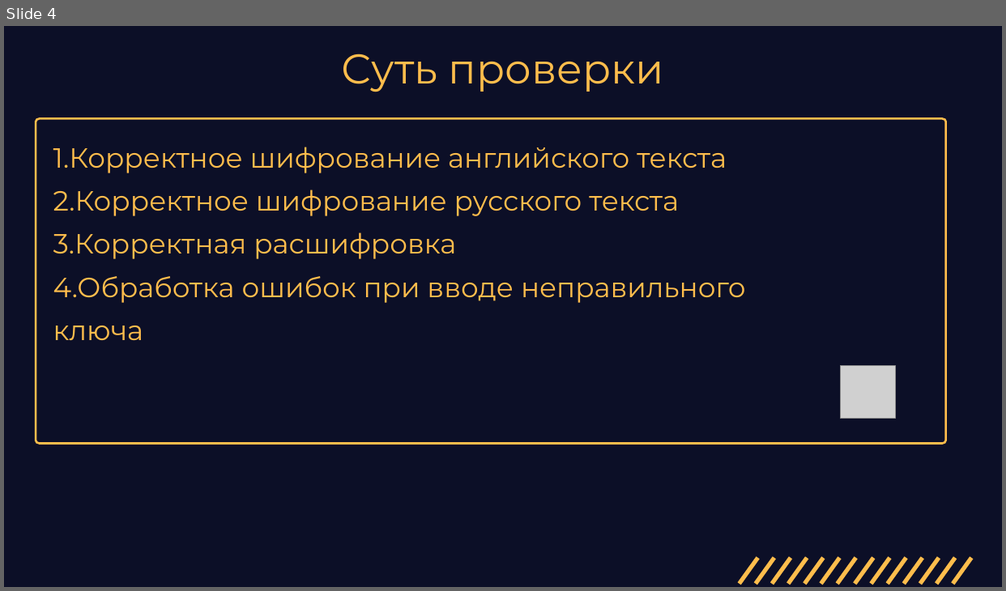
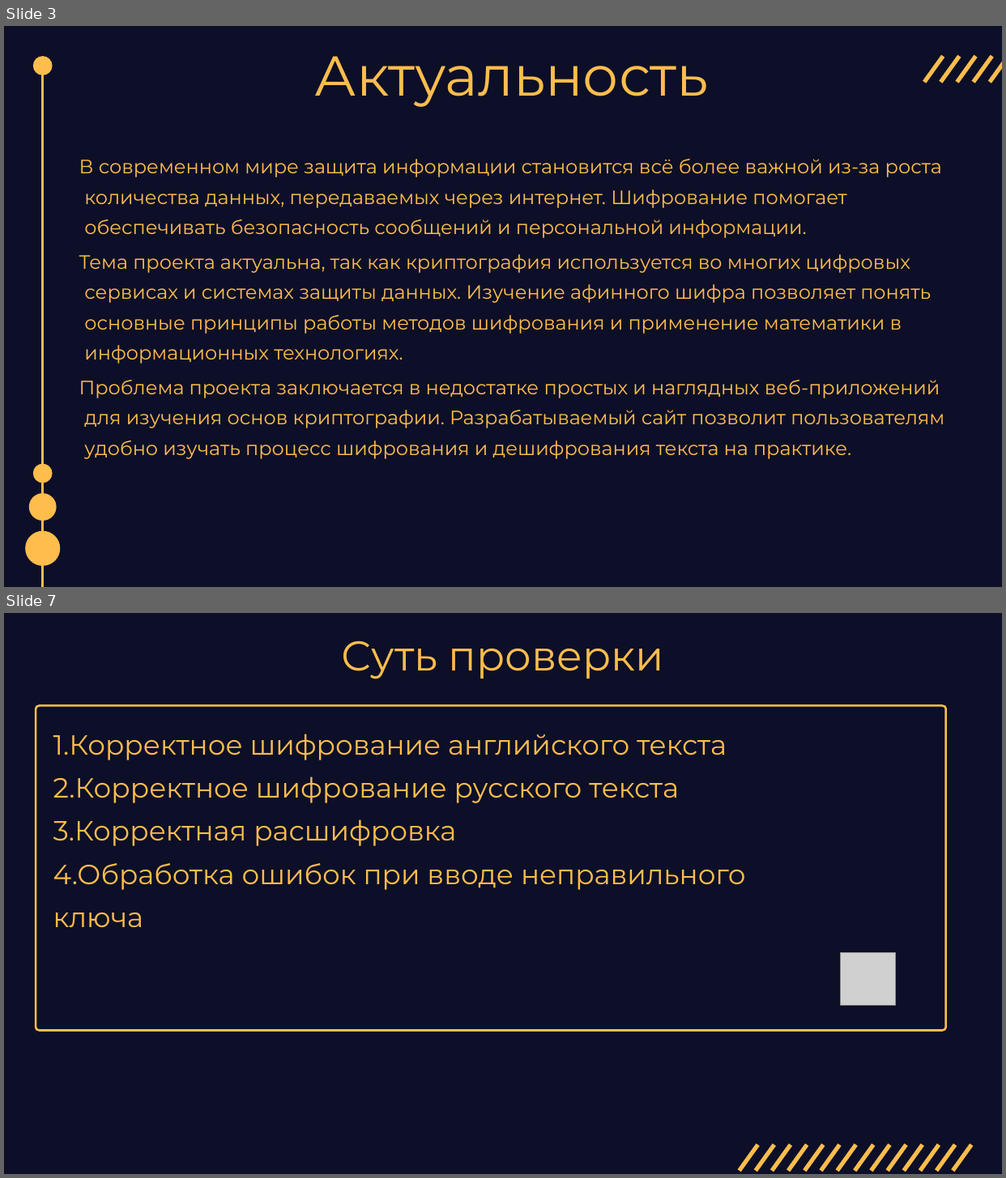
Before and after one commit to Samira13456/project1, a slide deck: pr11.pptx. Shown one above the other, each under a label of ours: slide 4 before the commit, slides 3 and 7 after it; the slides between them are not shown. The pictures are 1006x591 and 1006x1178 pixels, drawn with LibreOffice and Linux fonts; fonts in the diff are those of the drawing; grey boxes stand for pictures; background and template pictures are left out. Boxes give left, top, right and bottom in pixels: in the first picture for what was removed or moved away, otherwise in the second. Text is boxed around its words. In the diff, an @@ line names an element or a change of style, - is before the commit and + after.

```diff
--- a/pr11.pptx
+++ b/pr11.pptx
@@ slide 3 added at (4, 26, 1002, 587), background #0C0F27 @@
@@ freeform shape added at (33, 56, 53, 75), fill #FFBD4C @@
@@ line added from (43, 587) to (43, 66), #FFBD4C 3 pt @@
@@ title added at (314, 56, 708, 107), 81 pt, text #FFBD4C @@
+Актуальность
@@ group added at (924, 56, 1002, 82): 5 lines @@
@@ subtitle added at (79, 159, 944, 459), 28 pt, text #FFBD4C @@
+В современном мире защита информации становится всё более важной из-за роста количества данных, передаваемых через интернет. Шифрование помогает обеспечивать безопасность сообщений и персональной информации.
+Тема проекта актуальна, так как криптография используется во многих цифровых сервисах и системах защиты данных. Изучение афинного шифра позволяет понять основные принципы работы методов шифрования и применение математики в информационных технологиях.
+Проблема проекта заключается в недостатке простых и наглядных веб-приложений для изучения основ криптографии. Разрабатываемый сайт позволит пользователям удобно изучать процесс шифрования и дешифрования текста на практике.
@@ freeform shape added at (33, 464, 53, 484), fill #FFBD4C @@
@@ freeform shape added at (29, 493, 57, 521), fill #FFBD4C @@
@@ freeform shape added at (25, 531, 61, 566), fill #FFBD4C @@
@@ what was slide 4 is now slide 7 @@
```
Also in this commit, not shown: 4 slides changed, 4 other slides added, 2 slides removed.
